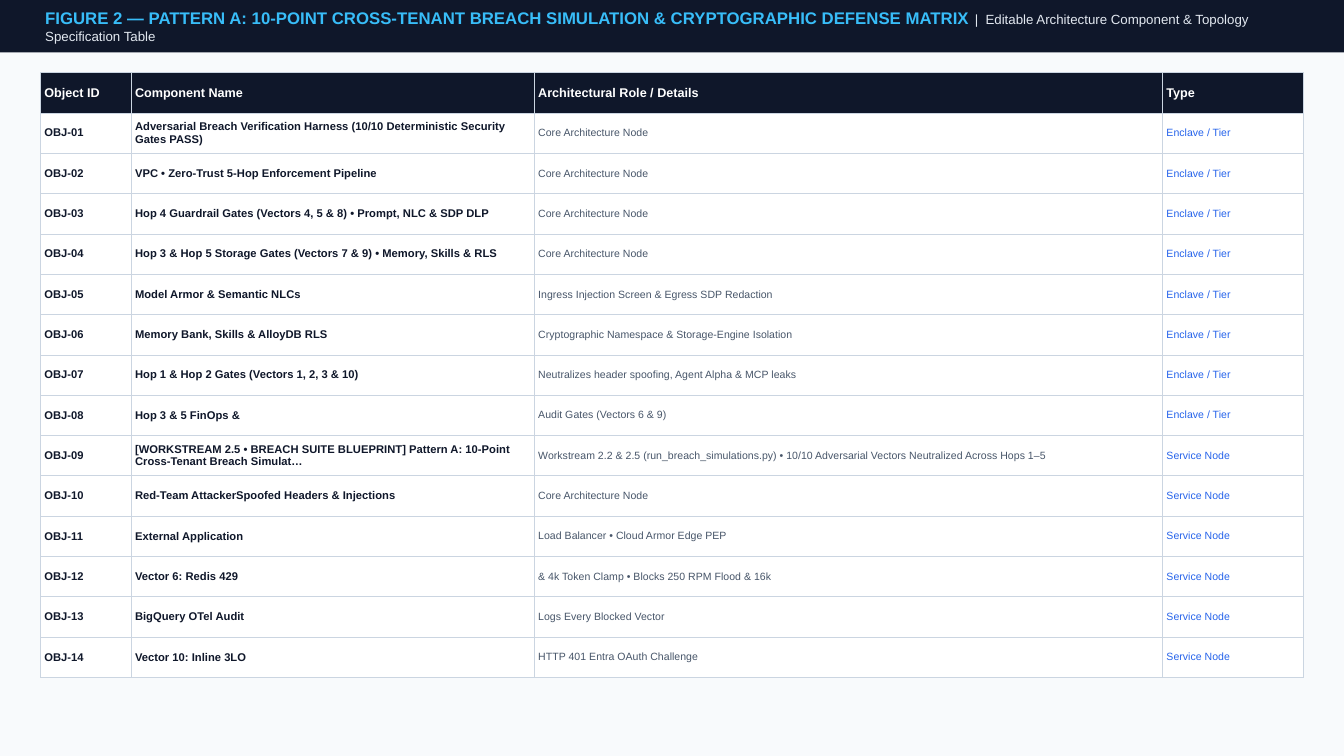
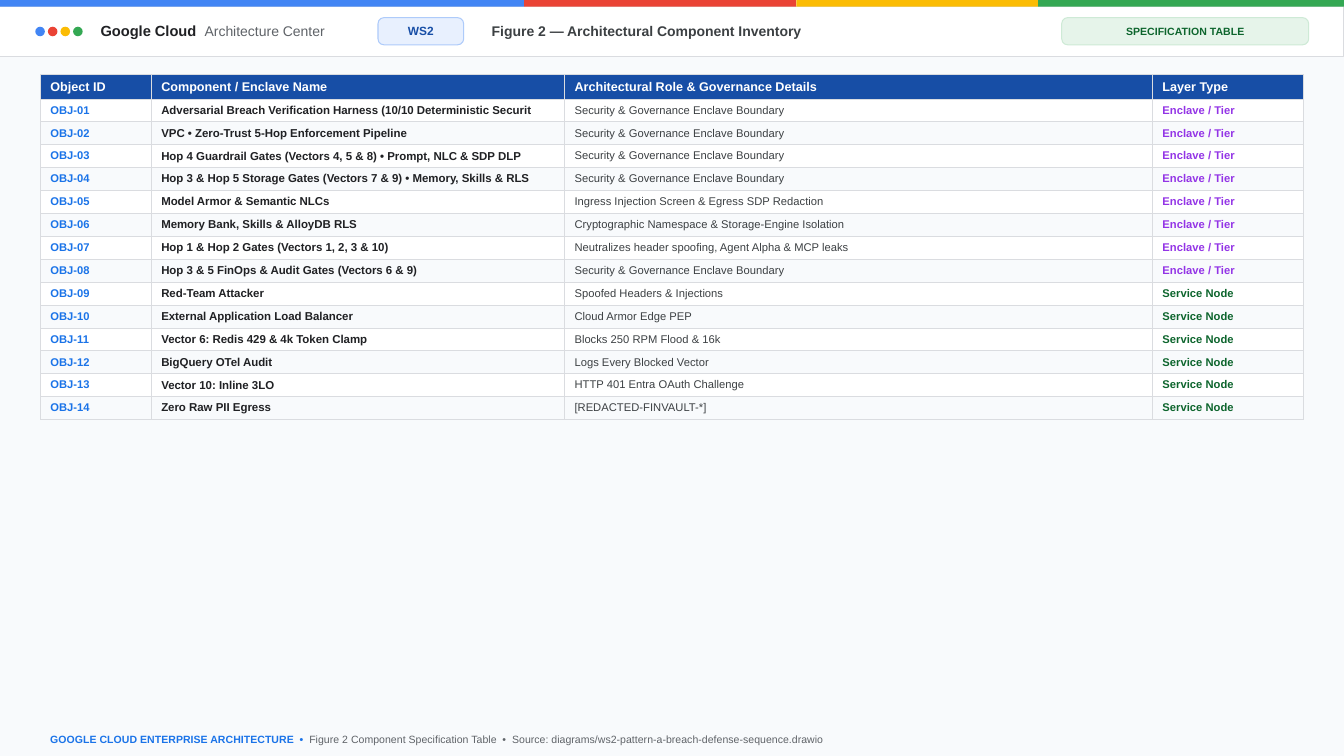
Before and after one commit to nitinaggarwal-12/blogs, a slide deck: slide 19 of slides/geap-multi-tenancy-all-workstreams-editable-slides.pptx. Drawn at 1344x756 pixels with LibreOffice and Linux fonts; fonts in the diff are those of the drawing. Boxes give left, top, right and bottom in pixels: in the first picture for what was removed or moved away, otherwise in the second. Text is boxed around its words. In the diff, an @@ line names an element or a change of style, - is before the commit and + after.

Commit message:
feat(slides+portal): add PromptCanvas Cloud Viewer & Open with Google Slides/Docs split-pill, fix Google Slides OOXML text-box shrink/insets & arrowheads, sync 6 decks + 6 blogs to Drive v3

```diff
--- a/slides/geap-multi-tenancy-all-workstreams-editable-slides.pptx
+++ b/slides/geap-multi-tenancy-all-workstreams-editable-slides.pptx
@@ rectangle: place and size @@
-rectangle at [0, 0, 1344, 52]
+rectangle at [0, 7, 1344, 56]
@@ rectangle at [0, 7, 1344, 56]: fill #0F172A to #FFFFFF; outline none to #DADCE0 0.75 pt @@
@@ rectangle added at [0, 0, 524, 7], fill #4285F4 @@
@@ ellipse added at [35, 27, 45, 37], fill #4285F4 @@
@@ text removed at [45, 12, 1248, 44] @@
-FIGURE 2 — PATTERN A: 10-POINT CROSS-TENANT BREACH SIMULATION & CRYPTOGRAPHIC DEFENSE MATRIX | Editable Architecture Component & Topology Specification Table
@@ ellipse added at [47, 27, 57, 37], fill #EA4335 @@
@@ ellipse added at [60, 27, 71, 37], fill #FBBC04 @@
@@ ellipse added at [73, 27, 83, 37], fill #34A853 @@
@@ text added at [101, 25, 325, 39], 10 pt, text #5F6368 @@
+Google Cloud Architecture Center
@@ rounded rectangle added at [378, 17, 464, 44], fill #E8F0FE, outline #AECBFA 0.75 pt @@
@@ text added at [408, 27, 434, 35], 8.5 pt, text #174EA6, bold @@
+WS2
@@ text added at [492, 26, 801, 39], 10 pt, text #3C4043, bold @@
+Figure 2 — Architectural Component Inventory
@@ rectangle added at [524, 0, 797, 7], fill #EA4335 @@
@@ rectangle added at [797, 0, 1038, 7], fill #FBBC04 @@
@@ rectangle added at [1038, 0, 1344, 7], fill #34A853 @@
@@ rounded rectangle added at [1062, 17, 1309, 44], fill #E6F4EA, outline #CEEAD6 0.75 pt @@
@@ text added at [1126, 27, 1244, 35], 7.5 pt, text #0D652D, bold @@
+SPECIFICATION TABLE
@@ table at [40, 75, 1304, 418] @@
-row 1: Object ID | Component Name | Architectural Role / Details | Type
+row 1: Object ID | Component / Enclave Name | Architectural Role & Governance Details | Layer Type
-row 2, column 2: Adversarial Breach Verification Harness (10/10 Deterministic Security Gates PASS)
+row 2, column 2: Adversarial Breach Verification Harness (10/10 Deterministic Securit
-row 2, column 3: Core Architecture Node
+row 2, column 3: Security & Governance Enclave Boundary
-row 3, column 3: Core Architecture Node
+row 3, column 3: Security & Governance Enclave Boundary
-row 4, column 3: Core Architecture Node
+row 4, column 3: Security & Governance Enclave Boundary
-row 5, column 3: Core Architecture Node
+row 5, column 3: Security & Governance Enclave Boundary
-row 9, column 2: Hop 3 & 5 FinOps &
+row 9, column 2: Hop 3 & 5 FinOps & Audit Gates (Vectors 6 & 9)
-row 9, column 3: Audit Gates (Vectors 6 & 9)
+row 9, column 3: Security & Governance Enclave Boundary
-row 10, column 2: [WORKSTREAM 2.5 • BREACH SUITE BLUEPRINT] Pattern A: 10-Point Cross-Tenant Breach Simulat…
+row 10, column 2: Red-Team Attacker
-row 10, column 3: Workstream 2.2 & 2.5 (run_breach_simulations.py) • 10/10 Adversarial Vectors Neutralized Across Hops 1–5
+row 10, column 3: Spoofed Headers & Injections
-row 11, column 2: Red-Team AttackerSpoofed Headers & Injections
+row 11, column 2: External Application Load Balancer
-row 11, column 3: Core Architecture Node
+row 11, column 3: Cloud Armor Edge PEP
-row 12, column 2: External Application
+row 12, column 2: Vector 6: Redis 429 & 4k Token Clamp
-row 12, column 3: Load Balancer • Cloud Armor Edge PEP
+row 12, column 3: Blocks 250 RPM Flood & 16k
-row 13, column 2: Vector 6: Redis 429
+row 13, column 2: BigQuery OTel Audit
-row 13, column 3: & 4k Token Clamp • Blocks 250 RPM Flood & 16k
+row 13, column 3: Logs Every Blocked Vector
-row 14, column 2: BigQuery OTel Audit
+row 14, column 2: Vector 10: Inline 3LO
-row 14, column 3: Logs Every Blocked Vector
+row 14, column 3: HTTP 401 Entra OAuth Challenge
-row 15, column 2: Vector 10: Inline 3LO
+row 15, column 2: Zero Raw PII Egress
-row 15, column 3: HTTP 401 Entra OAuth Challenge
+row 15, column 3: [REDACTED-FINVAULT-*]
@@ fill #0F172A to #174EA6 in row 1 @@
@@ fill #FFFFFF to #F8FAFC in 28 cells @@
@@ text colour #0F172A to #1A73E8 in "OBJ-01", "OBJ-02", "OBJ-03", "OBJ-04" and 10 more places @@
@@ size 7.5 to 8 pt in "Enclave / Tier", "Enclave / Tier", "Enclave / Tier", "Enclave / Tier" and 13 more places @@
@@ text colour #2563EB to #9334E6 in "Enclave / Tier", "Enclave / Tier", "Enclave / Tier", "Enclave / Tier" and 4 more places @@
@@ bold on in "Enclave / Tier", "Enclave / Tier", "Enclave / Tier", "Enclave / Tier" and 10 more places @@
@@ size 8 to 8.2 pt, text colour #0F172A to #202124 in "VPC • Zero-Trust 5-Hop Enforcement Pipeline", "Hop 4 Guardrail Gates (Vectors 4, 5 ...", "Hop 3 & Hop 5 Storage Gates ...", "Model Armor & Semantic NLCs" and 2 more places @@
@@ text colour #475569 to #3C4043 in "Ingress Injection Screen & Egress SDP Redaction", "Cryptographic Namespace & Storage-Engine Isolation", "Neutralizes header spoofing, Agent Alpha & MCP ..." @@
@@ text colour #2563EB to #0D652D in "Service Node", "Service Node", "Service Node", "Service Node" and 2 more places @@
@@ borders changed @@
@@ text added at [50, 735, 823, 745], 7.5 pt, text #5F6368 @@
+GOOGLE CLOUD ENTERPRISE ARCHITECTURE • Figure 2 Component Specification Table • Source: diagrams/ws2-pattern-a-breach-defense-sequence.drawio
```
Also in this commit, not shown: 46 other slides changed, 13 slides added, 13 slides removed, 17 other files.
